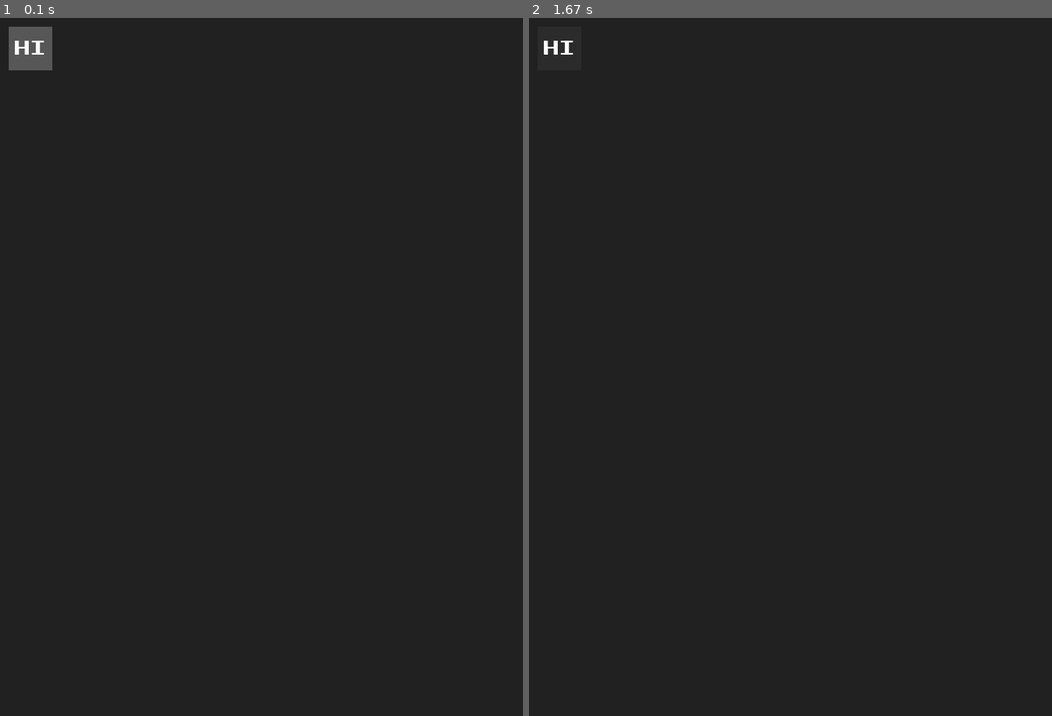
Above: before the commit, frames 1-2 (left to right).
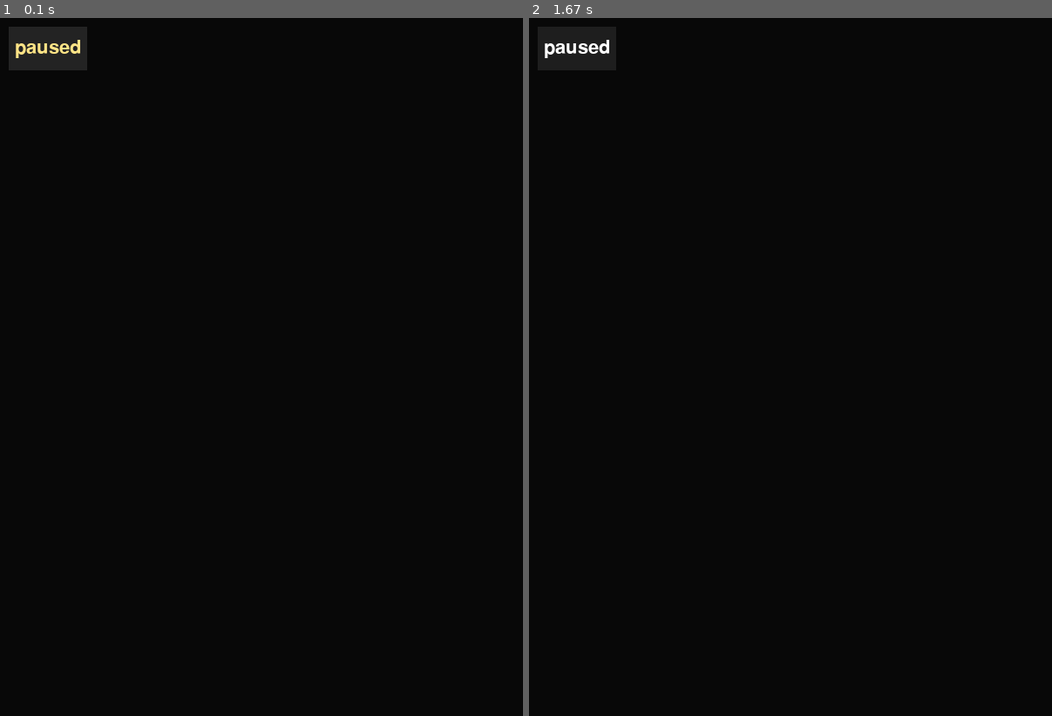
Above: after the commit, the same moments.

Repository: r5nnn/shmup
Game: pygame game, started from main.py
Same seed, same stepped clock (60 frames per second), same inputs: the game is played once before the commit and once after it.
Inputs (mouse positions are in pixels of both pictures, inside the frame that each line leads up to):
- Up to frame 1 (0.1 s): no input
- Up to frame 2 (1.67 s): click (570, 38) at 0.38 s, where only the run after the commit has a clickable "paused"; click (790, 415) at 0.88 s

The runs differ from the first frame. In frame 1, 100% of the frame differs, in the area x 0-100%, y 0-100%; in frame 2, 99%.

Commit message:
added click detection created color theme added border around button when clicked

Diff:
--- a/main.py
+++ b/main.py
@@ -25,9 +25,14 @@
 # useful shorthands
 BLUE = (25, 25, 200)
 BLACK = (23, 23, 23)
-WHITE = (254, 254, 254)
+WHITE = (255, 255, 255)
 ALPHA = (0, 255, 0)
-FONT = 'assets\ARCADECLASSIC.TTF'
+BACKGROUND = (8, 8, 8)
+PRIMARY = (255, 228, 134)
+SECONDARY = (30, 30, 30)
+TERTIARY = (35, 35, 35)
+ACCENT = (237, 148, 255)
+FONT = 'assets\Guazhiru.ttf'
 
 '''
     Object for making buttons
@@ -35,9 +40,11 @@
 
 
 class Btn:
-    def __init__(self, x, y, width, height, font_size, color_pressed, color_released, text, font=FONT,
-                 font_color=WHITE):
+    def __init__(self, x, y, width, height, font_size, color_pressed, color_released, text_pressed, text, callback,
+                 font=FONT,
+                 text_released=WHITE):
         # initialise class attributes
+        self.text = ''
         self.x = x
         self.y = y
         self.width = width
@@ -45,37 +52,57 @@
         self.surface = pygame.Surface((self.width, self.height))
         self.btn_coords = self.surface.get_rect()
         self.font = pygame.font.Font(font, font_size)  # set font from file path provided, or use default file path
-        self.font_color = font_color
         self.color_pressed = color_pressed
         self.color_released = color_released
         self.color = color_released
-        self.text = self.font.render(text, True,
-                                     font_color)  # create a surface with the specified text drawn on it
+        self.outline_color = self.color
+        self.text_released = text_released
+        self.text_pressed = text_pressed
+        self.text_color = text_released
+        self.raw_text = text
+        self.callback = callback
 
     def create(self, surface):
         # call this method to render the button onto a surface
+        self.text = self.font.render(self.raw_text, True,
+                                     self.text_color)  # create a surface with the specified text drawn on it
         pygame.draw.rect(surface, self.color, (self.x, self.y, self.width, self.height), 0)
+        pygame.draw.rect(surface, self.outline_color, (self.x, self.y, self.width, self.height), 2, border_radius=1)
         surface.blit(self.text, (
             self.x + (self.width / 2 - self.text.get_width() / 2),
             self.y + (self.height / 2 - self.text.get_height() / 2)))
 
-    def interact(self):  # Pos is the mouse position: tuple of (x, y) coordinates
+    def interact(self, event_list):  # Pos is the mouse position: tuple of (x, y) coordinates
         pos = pygame.mouse.get_pos()
         if self.btn_coords.collidepoint(pos):
             self.color = self.color_pressed
+            self.text_color = self.text_pressed
+            for events in event_list:
+                if events.type == pygame.MOUSEBUTTONDOWN:
+                    self.outline_color = self.text_pressed
+                    self.callback(self)
+                else:
+                    self.outline_color = self.color
+
         else:
+            self.outline_color = self.color
             self.color = self.color_released
+            self.text_color = self.text_released
+
+
+def clicked():
+    print('click!')
 
 
 run = True
-button1 = Btn(10, 10, 50, 50, 32, (87, 87, 87), (43, 43, 43), 'hi')
+button1 = Btn(10, 10, 90, 50, 32, TERTIARY, SECONDARY, PRIMARY, 'paused', lambda b: clicked())
 '''
     Game Mainloop
 '''
-print(screenx, screeny)
 windll.user32.SetCursorPos(screenx // 2, screeny // 2)
 while run:
-    for event in pygame.event.get():  # iterates through inputs checking if they match the exit event
+    events = pygame.event.get()
+    for event in events:  # iterates through inputs checking if they match the exit event
         if event.type == pygame.QUIT:
             pygame.quit()
             try:
@@ -93,6 +120,6 @@
     world.blit(backdrop, backdropbox)
     mouse = pygame.mouse.get_pos()  # stores the (x,y) coordinates into the variable as a tuple
     button1.create(world)
-    button1.interact()
+    button1.interact(events)
     pygame.display.flip()  # update the backdrop surface onto the window
     clock.tick(fps)  # update the clock with the delay of the refresh rate
Binary file changed: assets/stage.png
